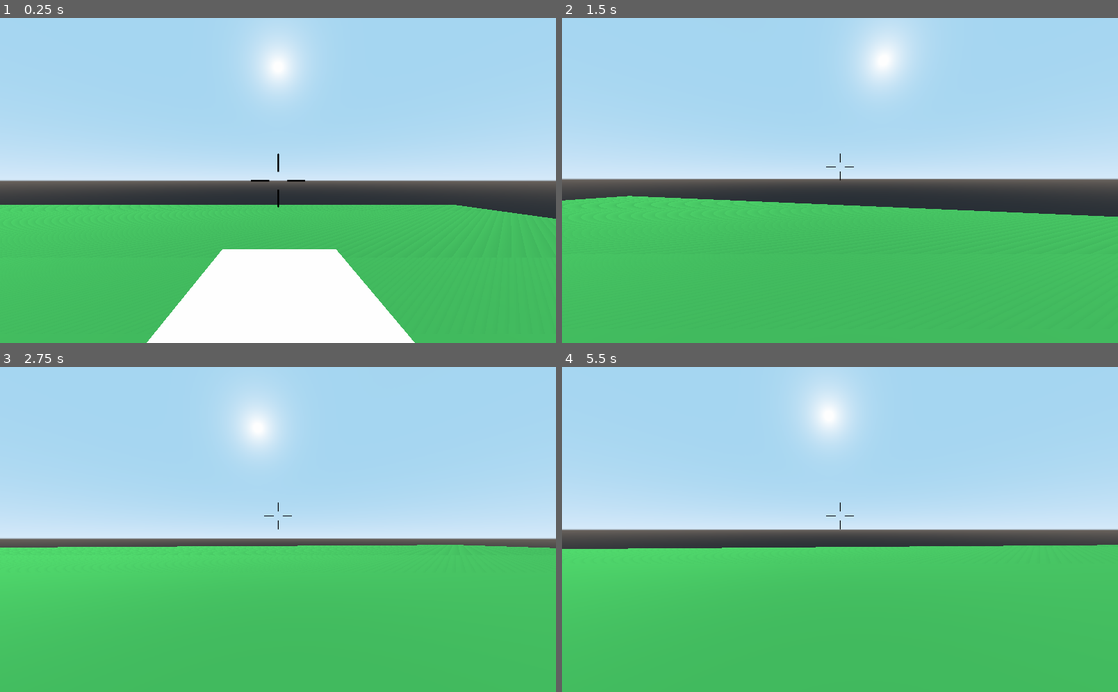
Above: before the commit, frames 1-4 (two rows, left to right).
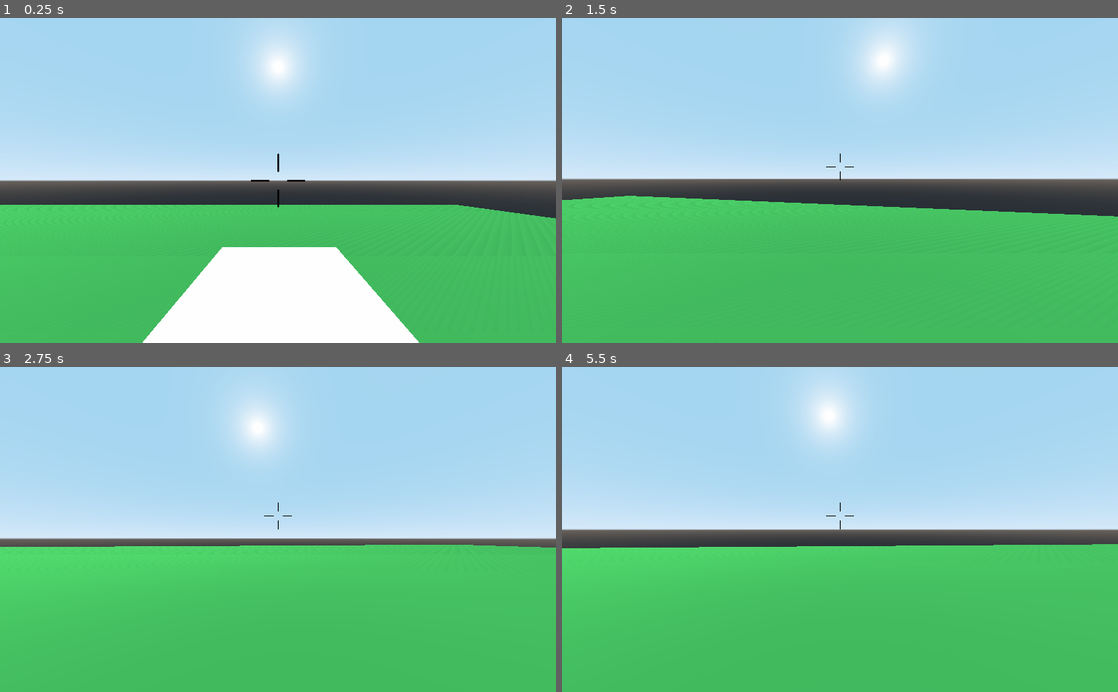
Above: after the commit, the same moments.

Repository: camgrodgers/senior-fps
Game: Godot game, scene res://Main.tscn
The game is run twice, just before and just after one commit, with the same random seed, the same clock (stepped at 60 frames per second) and the same inputs.
Inputs (mouse positions are in pixels of both pictures, inside the frame that each line leads up to):
- Up to frame 1 (0.25 s): no input
- Up to frame 2 (1.5 s): move the mouse to (867, 180) at 0.52 s; hold Up (move_forward) from 0.53 s (still down); tap C (crouch) at 0.6 s; tap Space (jump) at 0.77 s; move the mouse to (812, 180) at 1.27 s; tap E (interact) at 1.35 s
- Up to frame 3 (2.75 s): keep holding Up (move_forward); tap Space (jump) at 1.52 s; move the mouse to (289, 523) at 2.02 s; hold Shift (sprint) from 2.03 s (still down)
- Up to frame 4 (5.5 s): keep holding Up (move_forward); tap Enter at 2.75 s; move the mouse to (834, 536) at 2.77 s; release Shift (sprint) at 2.78 s; click (834, 536) at 2.85 s; tap Space (jump) at 3.02, 3.77, 4.25, 4.52 s; move the mouse to (878, 532) at 3.52 s; hold Right mouse button (use_item_alt) 3.53-4.28 s; move the mouse to (795, 526) at 4.27 s; tap C (crouch) at 4.35 s; move the mouse to (845, 529) at 5.02 s; tap E (interact) at 5.1 s

The runs differ from the first frame. In frame 1, 0.5% of the frame differs, in the area x 25-100%, y 57-100%; in frame 2, less than 0.1%; in frame 3, 0.1%; in frame 4, 0.3%.
Error in both runs: Invalid get index '0' (on base: 'Array'). (res://Enemies/Enemy.gd:158)

Commit message:
fixing camera holder translation

Diff:
--- a/Player/Player.tscn
+++ b/Player/Player.tscn
@@ -39,9 +39,9 @@
 script = ExtResource( 3 )
 
 [node name="CameraHolder" type="Spatial" parent="."]
+transform = Transform( 1, 0, 0, 0, 1, 0, 0, 0, 1, 0, 1.9, 0 )
 
 [node name="Camera" type="Camera" parent="CameraHolder"]
-transform = Transform( 1, 0, 0, 0, 1, 0, 0, 0, 1, 0, 1.998, 0 )
 fov = 90.0
 far = 1000.0
 
